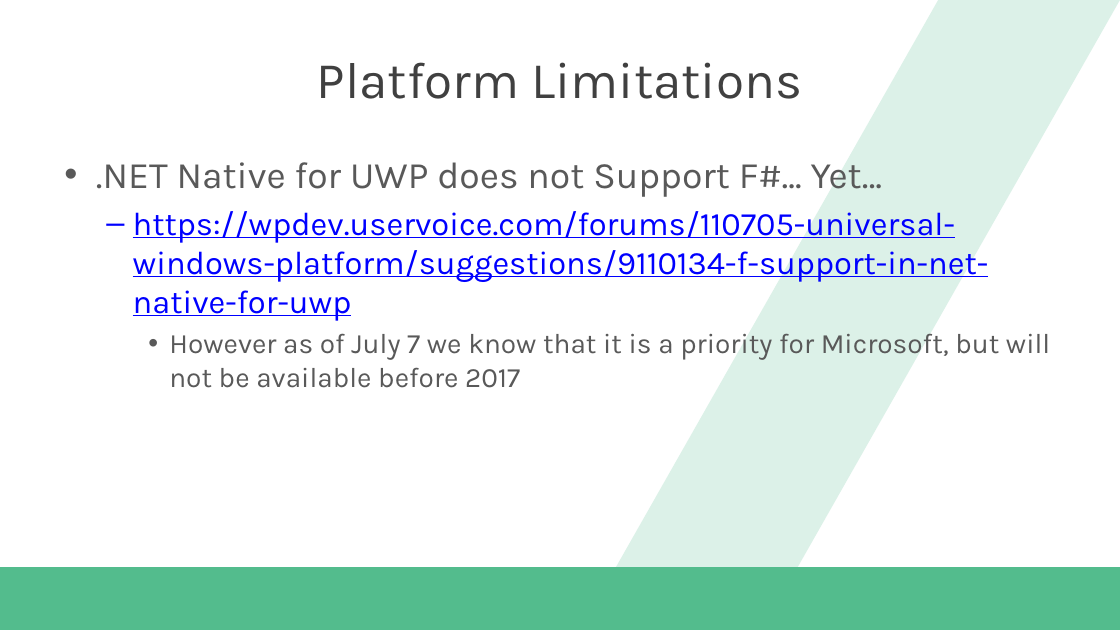
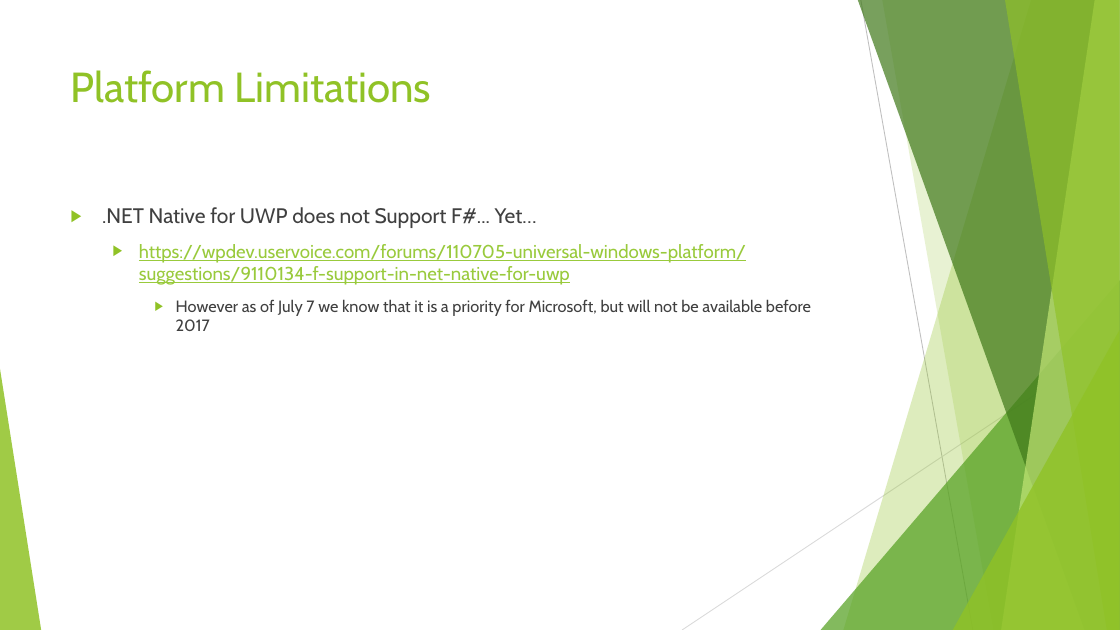
Before and after one commit to dannydwarren/FSharpXamarin, a slide deck: slide 16 of FSharpXamarin_Slides.pptx. Drawn at 1120x630 pixels with LibreOffice and Linux fonts; fonts in the diff are those of the drawing; background and template pictures are left out. Boxes give left, top, right and bottom in pixels: in the first picture for what was removed or moved away, otherwise in the second. Text is boxed around its words. In the diff, an @@ line names an element or a change of style, - is before the commit and + after.

```diff
--- a/FSharpXamarin_Slides.pptx
+++ b/FSharpXamarin_Slides.pptx
@@ parallelogram removed at (616, 0, 1120, 567) @@
@@ title "Platform Limitations": place and size @@
-title "Platform Limitations" at (317, 62, 803, 99)
+title "Platform Limitations" at (71, 70, 432, 103)
@@ title "Platform Limitations" at (71, 70, 432, 103): size 44 to 36 pt, font Karla to Cabin, text colour #404040 to #90C226; alignment centre to left; vertical alignment middle to top @@
@@ text ".NET Native for UWP does ...": place and size @@
-text ".NET Native for UWP does ..." at (96, 162, 1050, 388)
+text ".NET Native for UWP does ..." at (102, 207, 811, 331)
@@ text ".NET Native for UWP does ..." at (102, 207, 811, 331): size 32 to 18 pt in ".NET Native for UWP does not Support ..."; font Karla to Cabin; text colour #595959 to #404040 in ".NET Native for UWP does not Support ...", "However as of July 7 we know ..."; size 28 to 16 pt, text colour #0000FF to #99CA3C in "https://wpdev.uservoice.com/forums/110705-universal-windows- ..."; size 24 to 14 pt in "However as of July 7 we know ..."; bullet • to ▶; more space between paragraphs; bullet – to ▶ @@
@@ group added at (0, 0, 1120, 630): 5 freeform shapes, 3 triangles, 2 lines @@
@@ rectangle removed at (0, 567, 1120, 630) @@
```
Also in this commit, not shown: 19 other slides changed, 2 other files.
